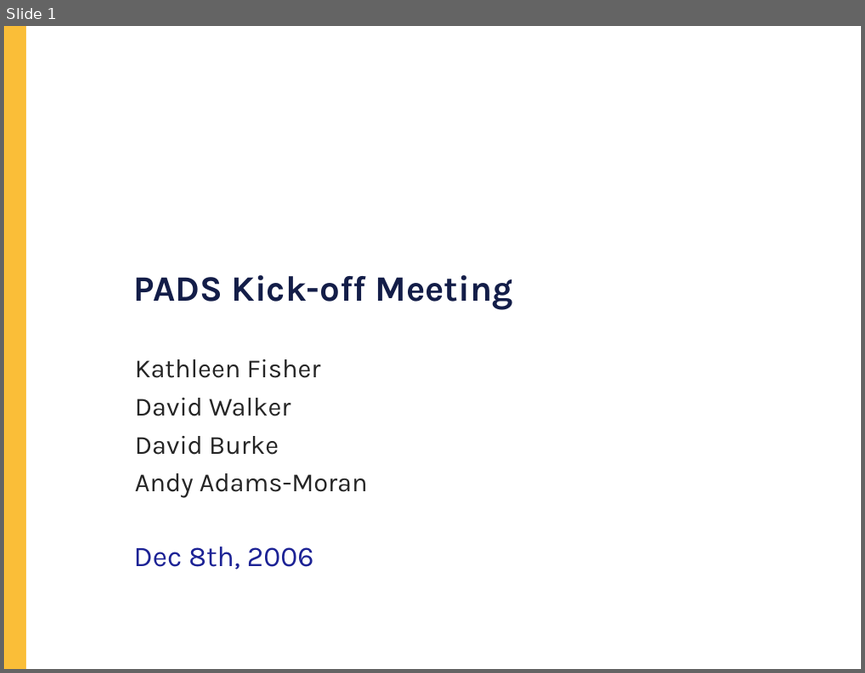
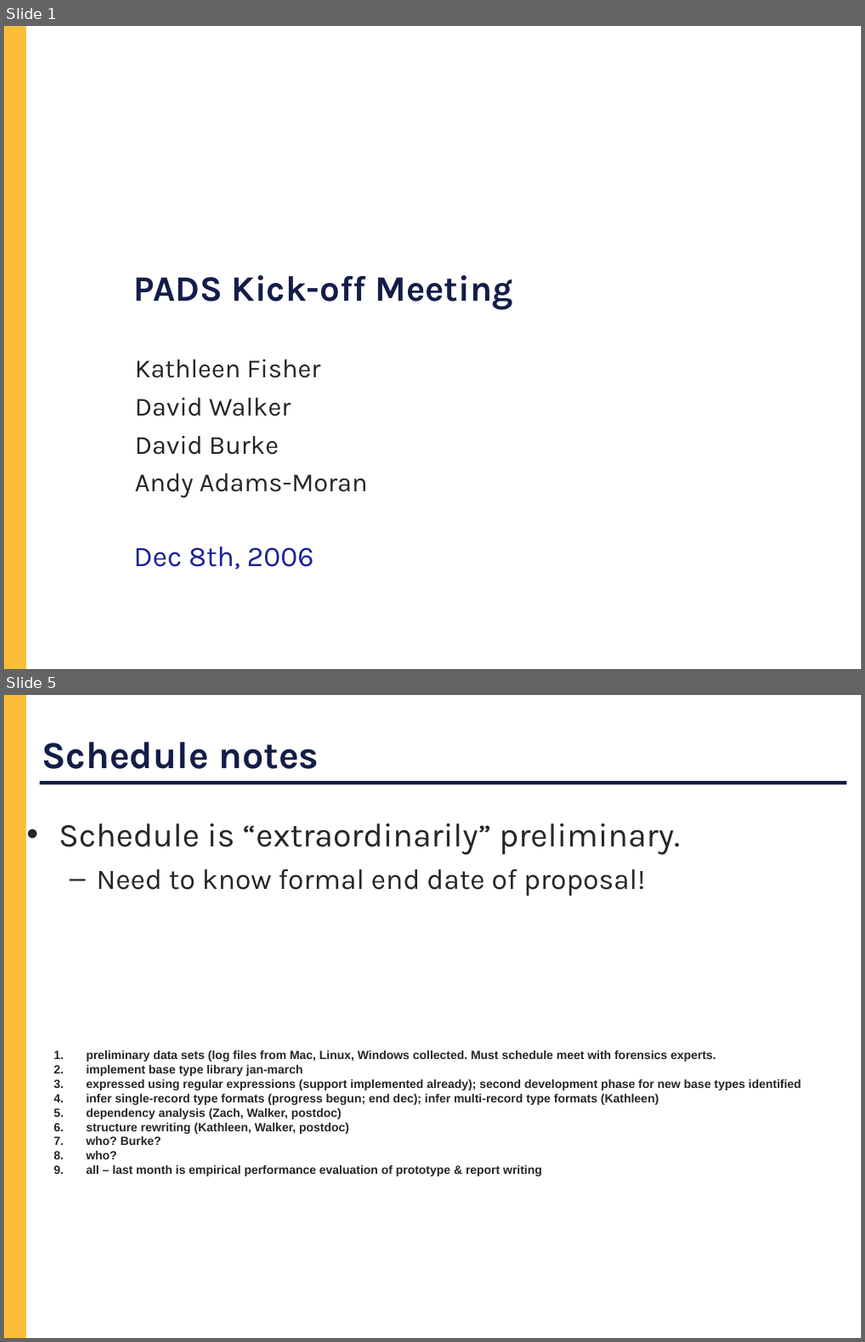
Before and after one commit to cornell-pl/forest, a slide deck: pads/Notes/DARPA/Kickoff.ppt. Shown one above the other, each under a label of ours: slide 1 before the commit, slides 1 and 5 after it; the slides between them are not shown. The pictures are 865x673 and 865x1342 pixels, drawn with LibreOffice and Linux fonts; fonts in the diff are those of the drawing; background and template pictures are left out. Boxes give left, top, right and bottom in pixels: in the first picture for what was removed or moved away, otherwise in the second. Text is boxed around its words. In the diff, an @@ line names an element or a change of style, - is before the commit and + after.

```diff
--- a/pads/Notes/DARPA/Kickoff.ppt
+++ b/pads/Notes/DARPA/Kickoff.ppt
@@ slide 5 added at (x1=4, y1=695, x2=861, y2=1338), background #FFFFFF; not listed: 1 template element that a slide beside it also shows @@
@@ title added at (x1=41, y1=742, x2=318, y2=769), 32 pt, text #131D48, bold @@
+Schedule notes
@@ line added from (40, 783) to (846, 783), #131D48 3 pt @@
@@ text added at (x1=58, y1=823, x2=680, y2=896), 28 pt, text #252525 @@
+• Schedule is “extraordinarily” preliminary.
+  – Need to know formal end date of proposal!
@@ text added at (x1=86, y1=1050, x2=801, y2=1176), 10 pt, text #252525, bold @@
+1. preliminary data sets (log files from Mac, Linux, Windows collected. Must schedule meet with forensics experts.
+2. implement base type library jan-march
+3. expressed using regular expressions (support implemented already); second development phase for new base types identified
+4. infer single-record type formats (progress begun; end dec); infer multi-record type formats (Kathleen)
+5. dependency analysis (Zach, Walker, postdoc)
+6. structure rewriting (Kathleen, Walker, postdoc)
+7. who? Burke?
+8. who?
+9. all – last month is empirical performance evaluation of prototype & report writing
```
Also in this commit, not shown: 9 other slides added, 1 slide removed.
